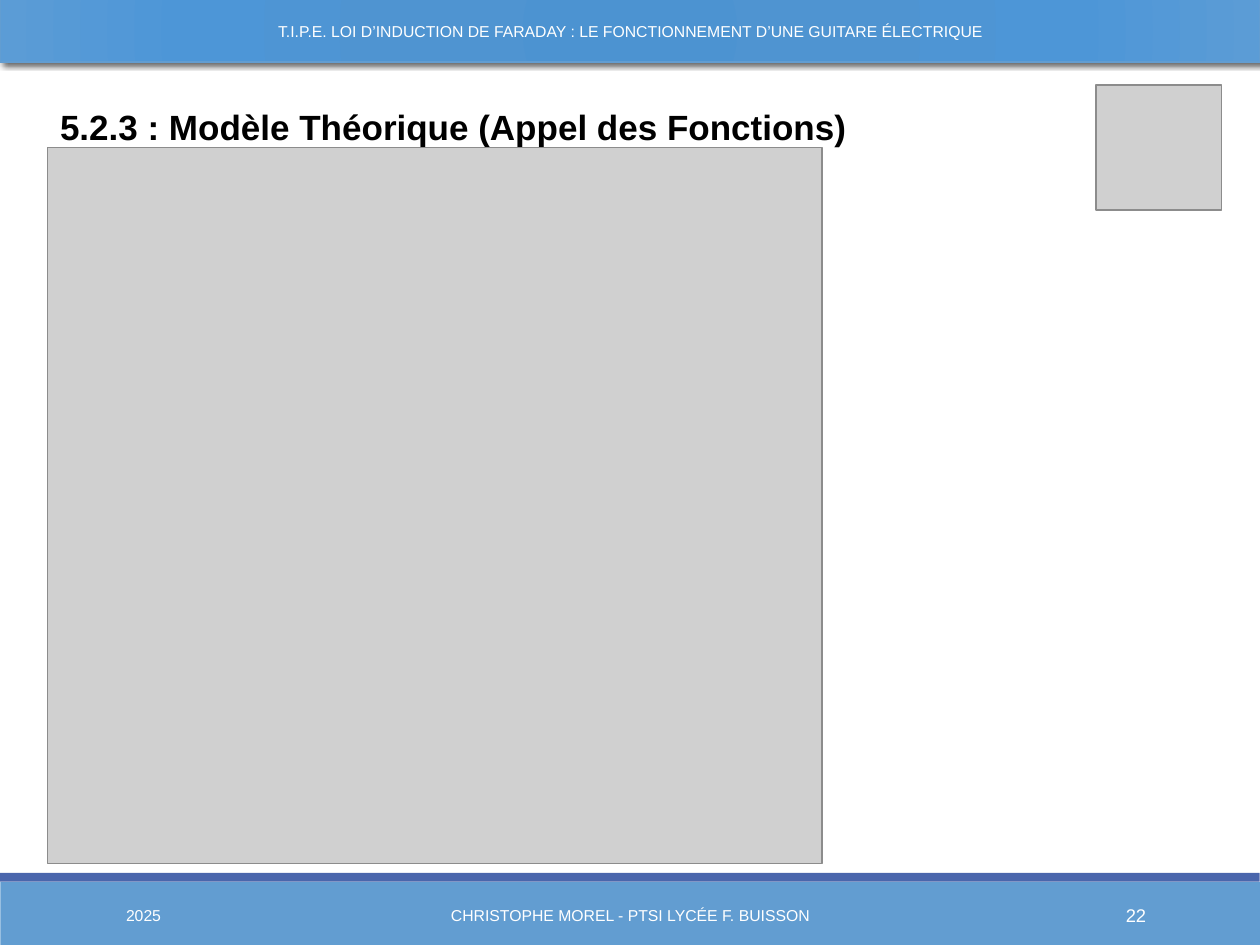
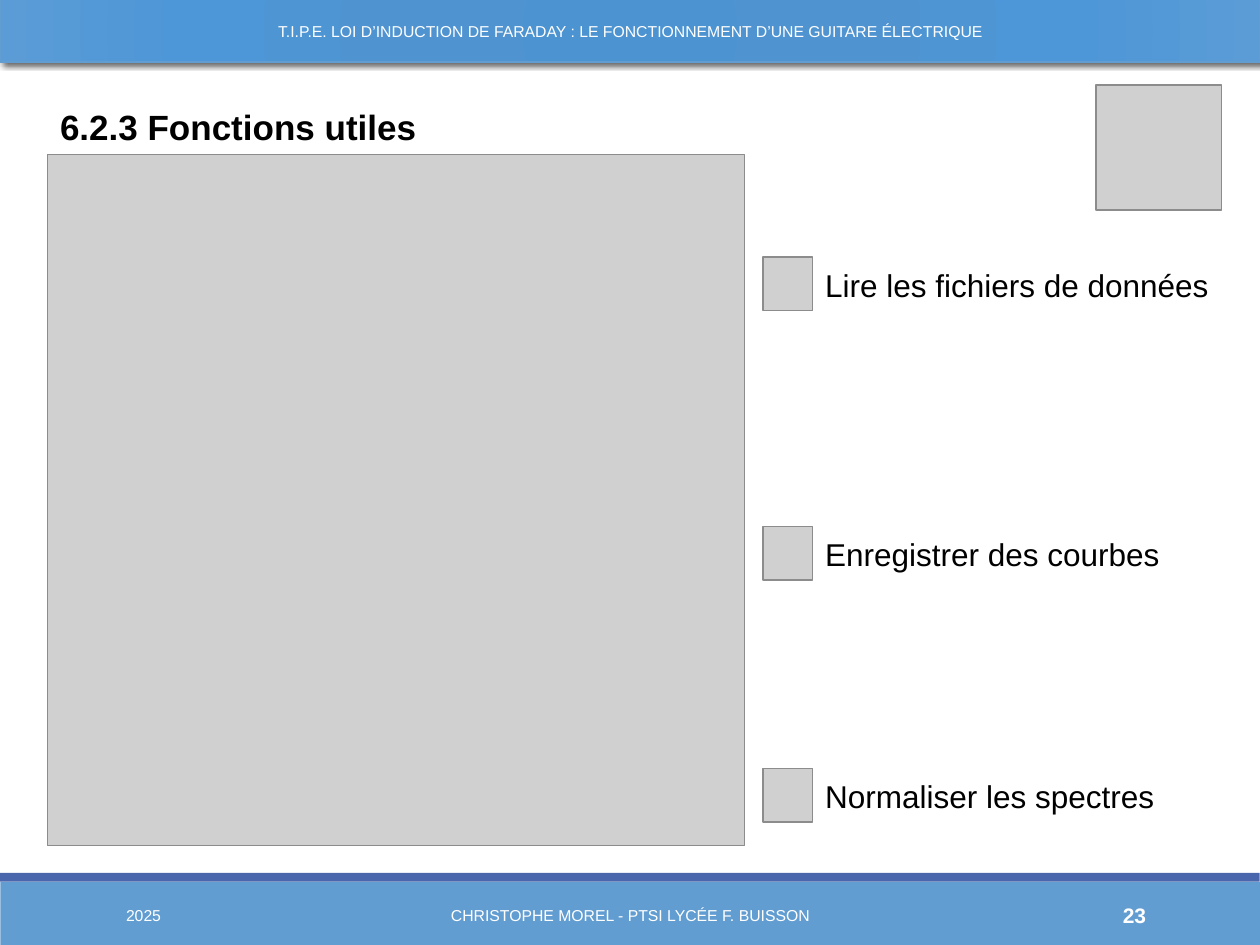
Before and after one commit to Chrismorel7/TIPE---Micro_guitare_elec, a slide deck: slide 23 of Views/Novembre.pptx (slide 22 before the commit). Drawn at 1260x945 pixels with LibreOffice and Linux fonts; fonts in the diff are those of the drawing; grey boxes stand for pictures. Boxes give left, top, right and bottom in pixels: in the first picture for what was removed or moved away, otherwise in the second. Text is boxed around its words. In the diff, an @@ line names an element or a change of style, - is before the commit and + after.

```diff
--- a/Views/Novembre.pptx
+++ b/Views/Novembre.pptx
@@ text at (60, 114, 416, 141): text changed @@
-5.2.3 : Modèle Théorique (Appel des Fonctions)
+6.2.3 Fonctions utiles
@@ picture: place and size @@
-picture at (48, 147, 823, 863)
+picture at (48, 155, 745, 845)
@@ picture added at (764, 257, 813, 311) @@
@@ text added at (825, 273, 1209, 298), 18 pt, text #000000 @@
+Lire les fichiers de données
@@ picture added at (764, 527, 813, 581) @@
@@ text added at (825, 543, 1159, 572), 18 pt, text #000000 @@
+Enregistrer des courbes
@@ rectangle: place and size @@
-rectangle at (45, 583, 1216, 610)
+rectangle at (48, 580, 1218, 606)
@@ picture added at (764, 769, 813, 823) @@
@@ text added at (825, 785, 1154, 814), 18 pt, text #000000 @@
+Normaliser les spectres
@@ page number at (1123, 908, 1146, 923): text changed; size 10.5 to 12 pt; bold on @@
-22
+23
```
Also in this commit, not shown: 18 other slides changed, 2 slides added, 1 slide removed, 16 other files.
